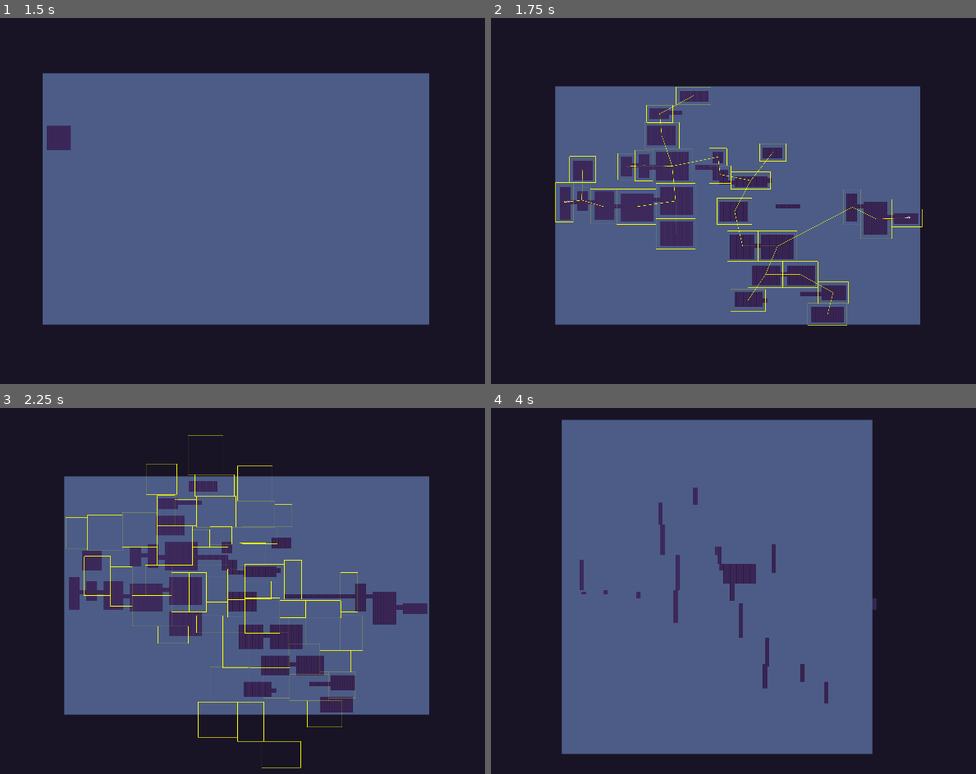
Above: before the commit, frames 1-4 (two rows, left to right).
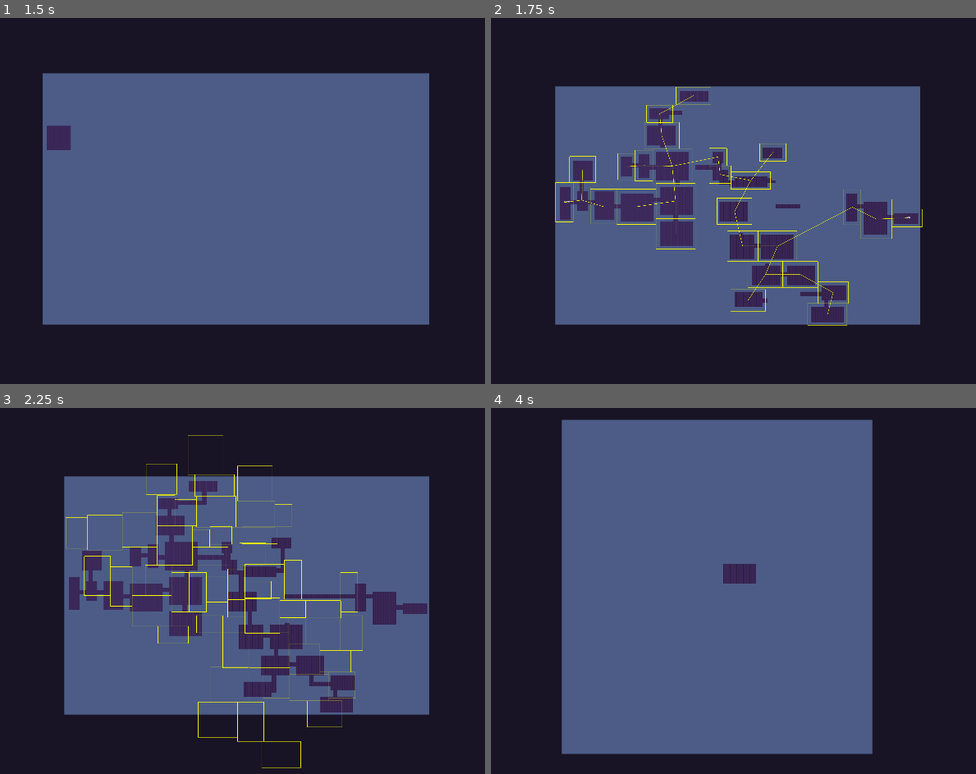
Above: after the commit, the same moments.

Repository: matheusmondenez/my-first-platform-game
Game: Godot game, scene res://wave_shooter/procedural_teste.tscn
Two runs of this game, one before a commit and one after it. Both use one fixed random seed, a clock stepped at 60 frames per second and the inputs below. This scene is started directly instead of the project's main scene.
Inputs (mouse positions are in pixels of both pictures, inside the frame that each line leads up to):
- Up to frame 1 (1.5 s): tap Enter at 0.5 s; move the mouse to (378, 182) at 0.52 s; press the mouse at (378, 182) at 0.53 s; hold D (right) from 0.53 s (still down); tap W (up) at 0.77, 0.8, 1.07, 1.35 s; move the mouse to (101, 219) at 1.27 s; release the mouse at (101, 219) at 1.28 s
- Up to frame 2 (1.75 s): keep holding D (right); tap W (up) at 1.52 s; click (592, 219) at 1.55 s
- Up to frame 3 (2.25 s): tap W (up) at 1.82 s; move the mouse to (295, 510) at 2.02 s; release D (right) at 2.03 s; hold A (left) from 2.03 s (still down); tap Space (dash) at 2.1 s
- Up to frame 4 (4 s): tap W (up) at 2.3, 3.02, 3.32, 3.77, 3.8 s; tap Space (dash) at 2.75 s; move the mouse to (689, 664) at 2.77 s; release A (left) at 2.78 s; hold D (right) from 2.78 s (still down); click (689, 664) at 2.85 s; tap Enter at 3.5 s; move the mouse to (922, 645) at 3.52 s; hold Tab (toggle_auto_shot) from 3.53 s (still down)

Frame 1 is identical in both runs. In frame 2, 0.1% of the frame differs, in the area x 18-70%, y 27-79%; in frame 3, 0.4%; in frame 4, 1.0%, in the area x 18-80%, y 21-81%.
Error in both runs: Cannot call method 'get_closest_point' on a null value. (res://wave_shooter/procedural_teste.gd:65)

Commit message:
implements glitch effect on player take damage

Diff:
--- a/wave_shooter/entities/player/player.gd
+++ b/wave_shooter/entities/player/player.gd
@@ -62,7 +62,7 @@
 
 func move(delta) -> void:
 	direction = Input.get_vector("left", "right", "up", "down")
-	#global_position = Vector2(clamp(global_position.x, 25, 1895), clamp(global_position.y, 25, 1055))
+	global_position = Vector2(clamp(global_position.x, 25, 1895), clamp(global_position.y, 25, 1055))
 	global_position += speed * direction * delta
 
 func dash(delta) -> void:
@@ -89,6 +89,10 @@
 	var screen_damage = Global.instance_node(SCREEN_DAMAGE_TSCN, Vector2(576, 324), Global.camera)
 	screen_damage.modulate = Color("4a5fdd")
 	lifes -= damage
+	# Glitch effect
+	$Glitch.visible = true
+	await get_tree().create_timer(0.2).timeout
+	$Glitch.visible = false
 
 func knockback(direction: Vector2, force: float) -> void:
 	direction = direction.normalized() * force
--- a/wave_shooter/entities/player/player.tscn
+++ b/wave_shooter/entities/player/player.tscn
@@ -1,15 +1,25 @@
-[gd_scene load_steps=7 format=3 uid="uid://55q8dyag7rwi"]
+[gd_scene load_steps=9 format=3 uid="uid://55q8dyag7rwi"]
 
 [ext_resource type="Script" path="res://wave_shooter/entities/player/player.gd" id="1_lb8tn"]
 [ext_resource type="Texture2D" uid="uid://e4n6v37oasge" path="res://wave_shooter/assets/ui/light.png" id="2_sejr8"]
 [ext_resource type="PackedScene" uid="uid://w7tys8q5tlwc" path="res://wave_shooter/fx/trail.tscn" id="3_nie46"]
 [ext_resource type="PackedScene" uid="uid://cjdg35cmqwkjj" path="res://wave_shooter/entities/player/muzzle.tscn" id="4_atk27"]
+[ext_resource type="Shader" path="res://wave_shooter/shaders/glitch.gdshader" id="5_iwlhq"]
 
 [sub_resource type="RectangleShape2D" id="RectangleShape2D_8i6sj"]
 size = Vector2(50, 50)
 
 [sub_resource type="Gradient" id="Gradient_bgrt0"]
 colors = PackedColorArray(0.290196, 0.372549, 0.866667, 0, 0.290196, 0.372549, 0.866667, 0.501961)
+
+[sub_resource type="ShaderMaterial" id="ShaderMaterial_8heqw"]
+resource_local_to_scene = true
+shader = ExtResource("5_iwlhq")
+shader_parameter/shake_power = 0.1
+shader_parameter/shake_rate = 1.0
+shader_parameter/shake_speed = 5.0
+shader_parameter/shake_block_size = 30.5
+shader_parameter/shake_color_rate = 0.01
 
 [node name="Player" type="Polygon2D"]
 light_mask = 0
@@ -51,5 +61,15 @@
 [node name="Muzzle" parent="." instance=ExtResource("4_atk27")]
 rotation = -1.57066
 
+[node name="Glitch" type="ColorRect" parent="."]
+visible = false
+light_mask = 0
+material = SubResource("ShaderMaterial_8heqw")
+offset_left = -40.0
+offset_top = -64.0
+offset_right = 40.0
+offset_bottom = 32.0
+color = Color(1, 1, 1, 0)
+
 [connection signal="area_entered" from="Area" to="." method="_on_area_2d_area_entered"]
 [connection signal="timeout" from="Timer" to="." method="_on_timer_timeout"]
--- a/wave_shooter/procedural_teste.gd
+++ b/wave_shooter/procedural_teste.gd
@@ -86,7 +86,6 @@
 		await get_tree().process_frame
 		Map.set_cell(Vector2i(x, x_y.y), 1, Vector2i(3, 1))
 		Map.set_cell(Vector2i(x, x_y.y + y_diff), 1, Vector2i(3, 1)) # Aumenta a largura do corredor
-	await get_tree().create_timer(2).timeout
 	for y in range(pos1.y, pos2.y, y_diff):
 		await get_tree().process_frame
 		Map.set_cell(Vector2i(y_x.x, y), 1, Vector2i(3, 1))
--- a/wave_shooter/resoures/power_ups/shield_power_up.tres
+++ b/wave_shooter/resoures/power_ups/shield_power_up.tres
@@ -8,4 +8,4 @@
 name = "shield"
 tint = Color(0, 0.741176, 0.392157, 1)
 icon = ExtResource("1_rx1wx")
-duration = 2.0
+duration = 20.0
--- a/wave_shooter/resoures/power_ups/speed_shot_power_up.tres
+++ b/wave_shooter/resoures/power_ups/speed_shot_power_up.tres
@@ -6,4 +6,4 @@
 script = ExtResource("1_epjw4")
 name = "speed_shot"
 tint = Color(0.019357, 0.592284, 0.902562, 1)
-duration = 5.0
+duration = 20.0
--- /dev/null
+++ b/wave_shooter/shaders/glitch.gdshader
@@ -0,0 +1,54 @@
+/*
+	Glitch Effect Shader by Yui Kinomoto @arlez80
+
+	MIT License
+*/
+
+shader_type canvas_item;
+
+// 振動の強さ
+uniform float shake_power = 0.03;
+// 振動率
+uniform float shake_rate : hint_range( 0.0, 1.0 ) = 0.2;
+// 振動速度
+uniform float shake_speed = 5.0;
+// 振動ブロックサイズ
+uniform float shake_block_size = 30.5;
+// 色の分離率
+uniform float shake_color_rate : hint_range( 0.0, 1.0 ) = 0.01;
+// スクリーン
+uniform sampler2D screen_texture : hint_screen_texture;
+
+float random( float seed )
+{
+	return fract( 543.2543 * sin( dot( vec2( seed, seed ), vec2( 3525.46, -54.3415 ) ) ) );
+}
+
+void fragment( )
+{
+	float enable_shift = float(
+		random( trunc( TIME * shake_speed ) )
+	<	shake_rate
+	);
+
+	vec2 fixed_uv = SCREEN_UV;
+	fixed_uv.x += (
+		random(
+			( trunc( SCREEN_UV.y * shake_block_size ) / shake_block_size )
+		+	TIME
+		) - 0.5
+	) * shake_power * enable_shift;
+
+	vec4 pixel_color = textureLod( screen_texture, fixed_uv, 0.0 );
+	pixel_color.r = mix(
+		pixel_color.r
+	,	textureLod( screen_texture, fixed_uv + vec2( shake_color_rate, 0.0 ), 0.0 ).r
+	,	enable_shift
+	);
+	pixel_color.b = mix(
+		pixel_color.b
+	,	textureLod( screen_texture, fixed_uv + vec2( -shake_color_rate, 0.0 ), 0.0 ).b
+	,	enable_shift
+	);
+	COLOR = pixel_color;
+}
